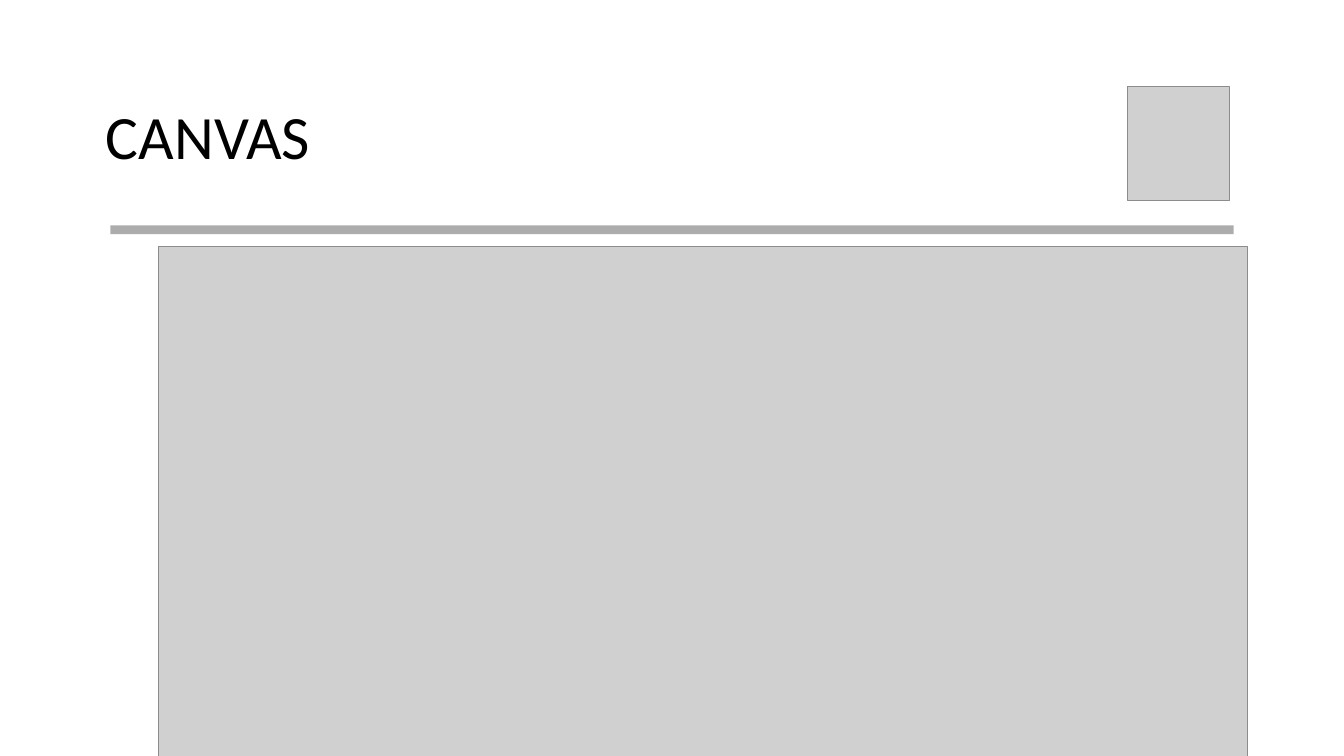
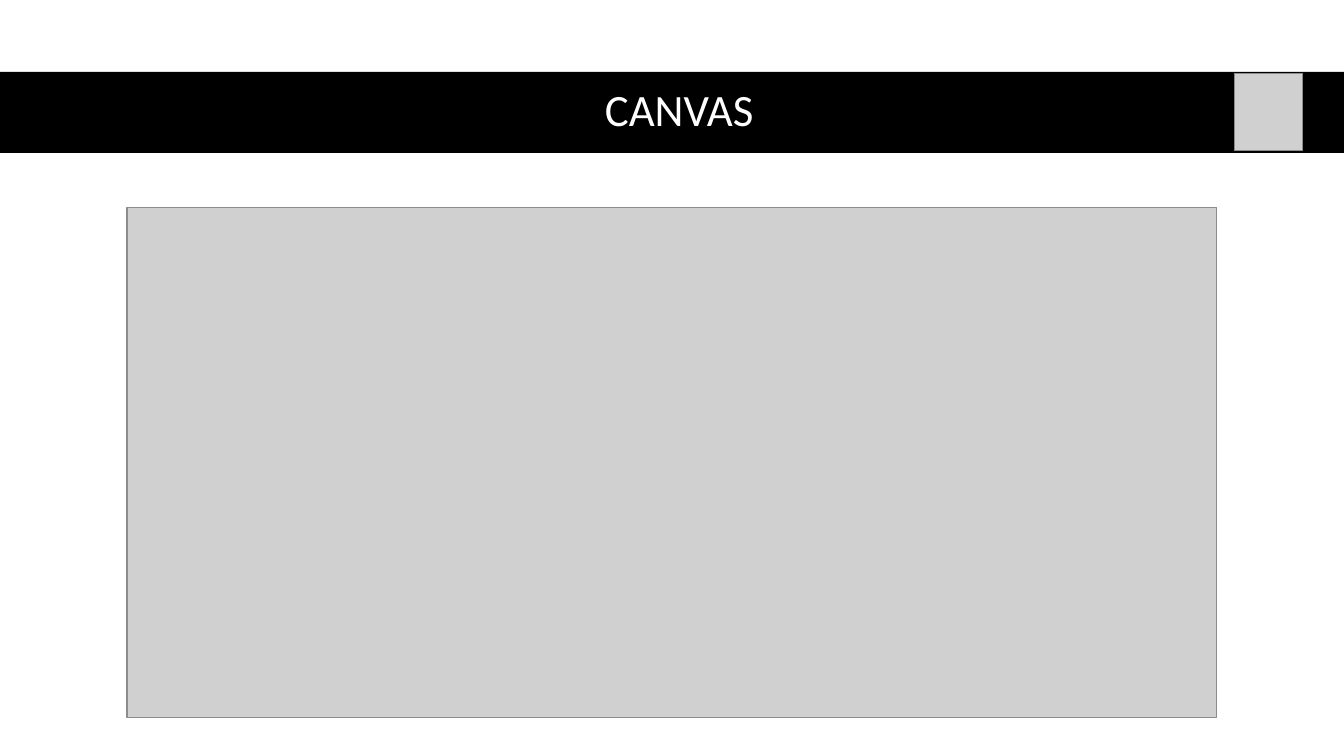
Before and after one commit to vitorsilv/Next-Streaming, a slide deck: slide 5 of Documentação/Apresentação.pptx (slide 7 before the commit). Drawn at 1344x756 pixels with LibreOffice and Linux fonts; fonts in the diff are those of the drawing; grey boxes stand for pictures. Boxes give left, top, right and bottom in pixels: in the first picture for what was removed or moved away, otherwise in the second. Text is boxed around its words. In the diff, an @@ line names an element or a change of style, - is before the commit and + after.

```diff
--- a/Documentação/Apresentação.pptx
+++ b/Documentação/Apresentação.pptx
@@ rectangle added at [0, 72, 1344, 153], fill #000000 @@
@@ title "CANVAS": place and size @@
-title "CANVAS" at [106, 119, 310, 160]
+title "CANVAS" at [605, 97, 754, 127]
@@ title "CANVAS" at [605, 97, 754, 127]: size 44 to 32 pt, text colour #000000 to #FFFFFF; alignment left to centre @@
@@ picture: place and size @@
-picture at [1128, 87, 1230, 200]
+picture at [1234, 74, 1303, 150]
@@ picture: place and size @@
-picture at [158, 247, 1248, 756]
+picture at [127, 208, 1217, 718]
@@ rectangle removed at [110, 226, 1233, 235] @@
```
Also in this commit, not shown: 14 other slides changed, 7 slides removed, 2 other files.
